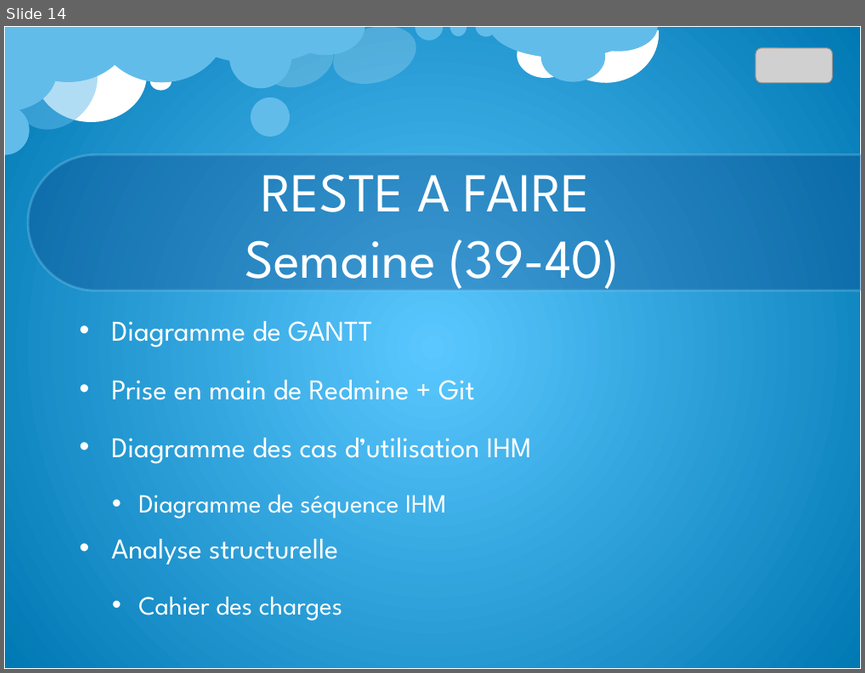
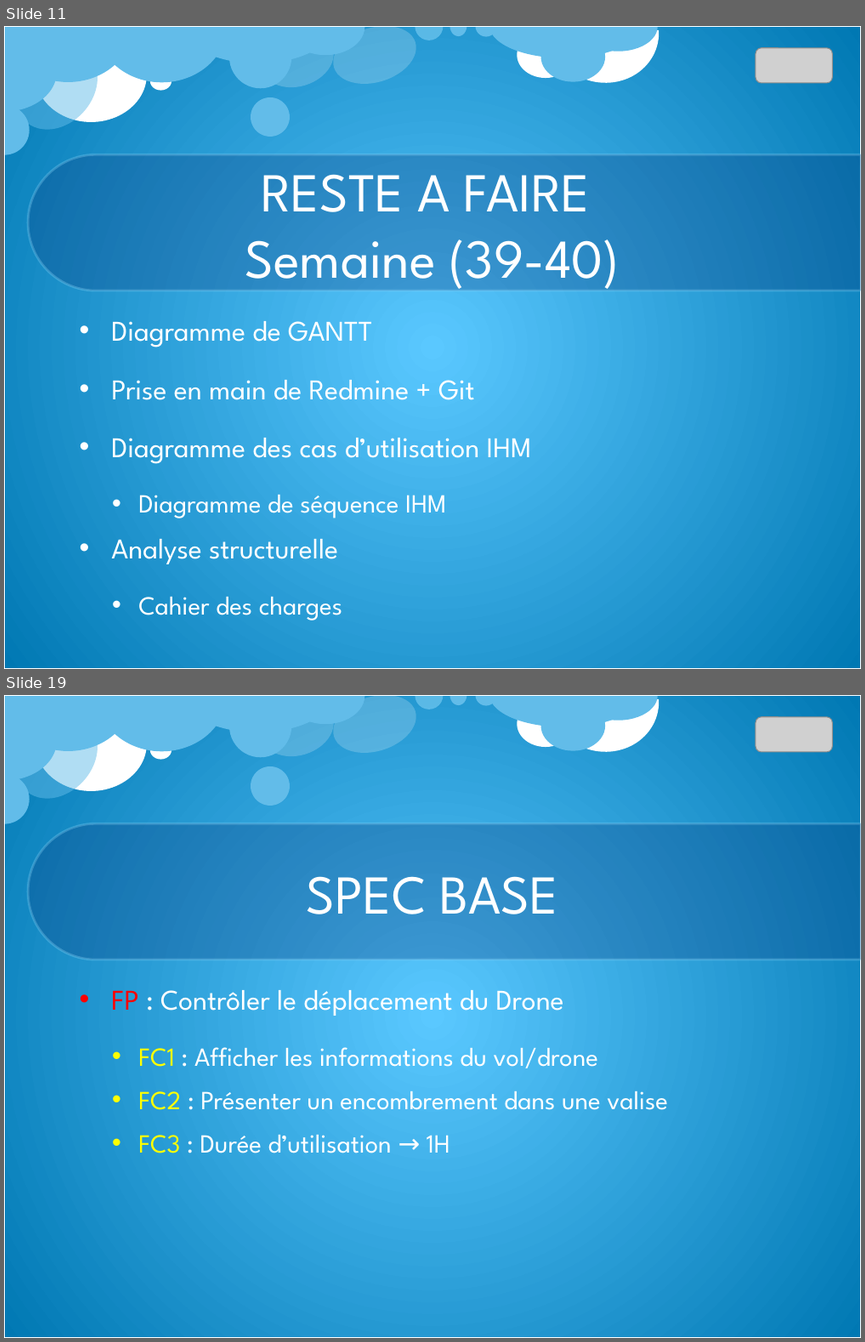
Before and after one commit to Qt-Widgets/PROJET_Drone, a slide deck: cr/CR_lundi_23_09_13.pptx. Shown one above the other, each under a label of ours: slide 14 before the commit, slides 11 and 19 after it; the slides between them are not shown. The pictures are 865x673 and 865x1342 pixels, drawn with LibreOffice and Linux fonts; fonts in the diff are those of the drawing; grey boxes stand for pictures; background and template pictures are left out. Boxes give left, top, right and bottom in pixels: in the first picture for what was removed or moved away, otherwise in the second. Text is boxed around its words. In the diff, an @@ line names an element or a change of style, - is before the commit and + after.

```diff
--- a/cr/CR_lundi_23_09_13.pptx
+++ b/cr/CR_lundi_23_09_13.pptx
@@ slide 19 added at (x1=4, y1=695, x2=861, y2=1338), background picture (left out); not listed: 23 template elements that a slide beside it also shows @@
@@ picture added at (x1=755, y1=717, x2=833, y2=753) @@
@@ title added at (x1=307, y1=876, x2=558, y2=914), 46 pt, text #FFFFFF @@
+SPEC BASE
@@ text added at (x1=111, y1=990, x2=668, y2=1153), 22 pt, text #FFFFFF @@
+• FP : Contrôler le déplacement du Drone
+  • FC1 : Afficher les informations du vol/drone
+  • FC2 : Présenter un encombrement dans une valise
+  • FC3 : Durée d’utilisation → 1H
@@ what was slide 14 is now slide 11 @@
```
Also in this commit, not shown: 7 slides changed, 16 other slides added, 2 slides removed, 3 other files.
